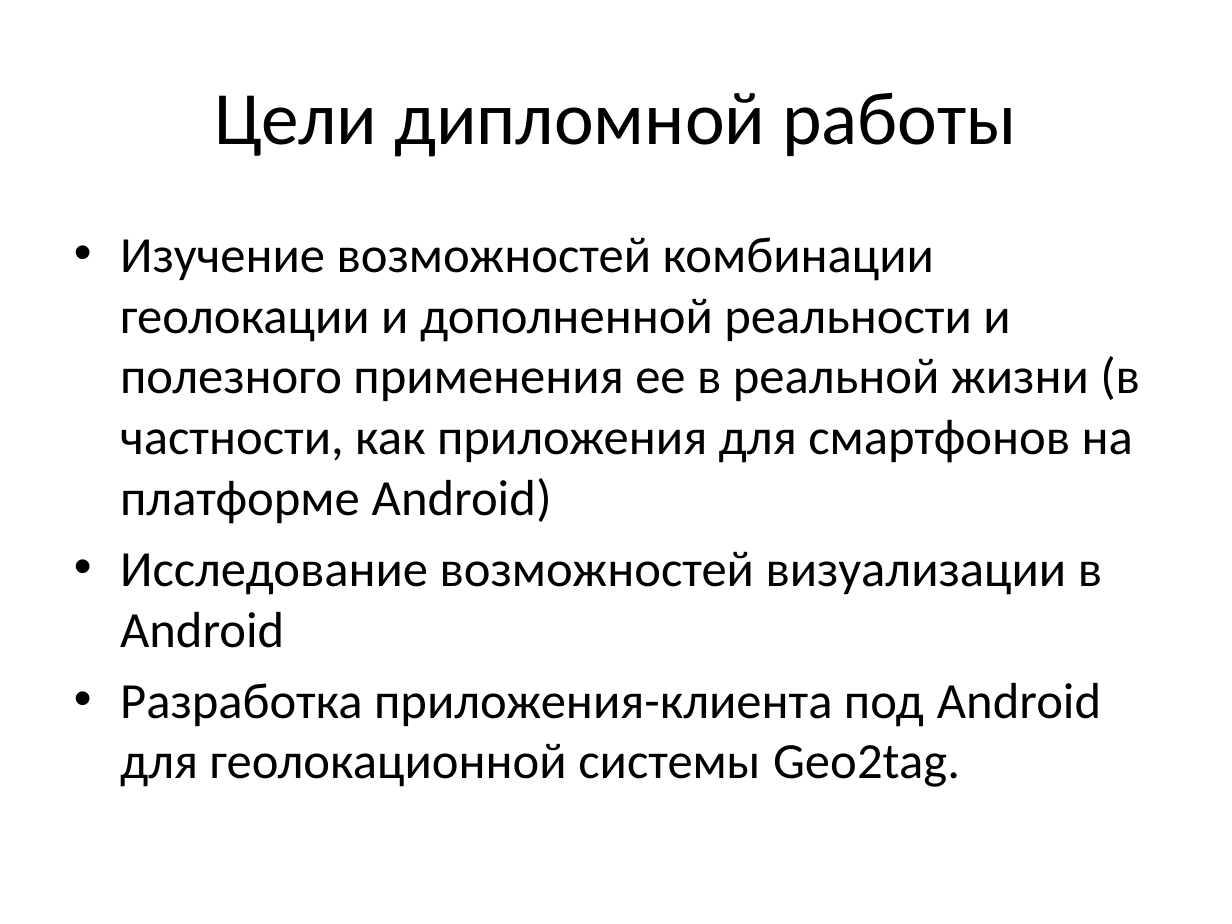
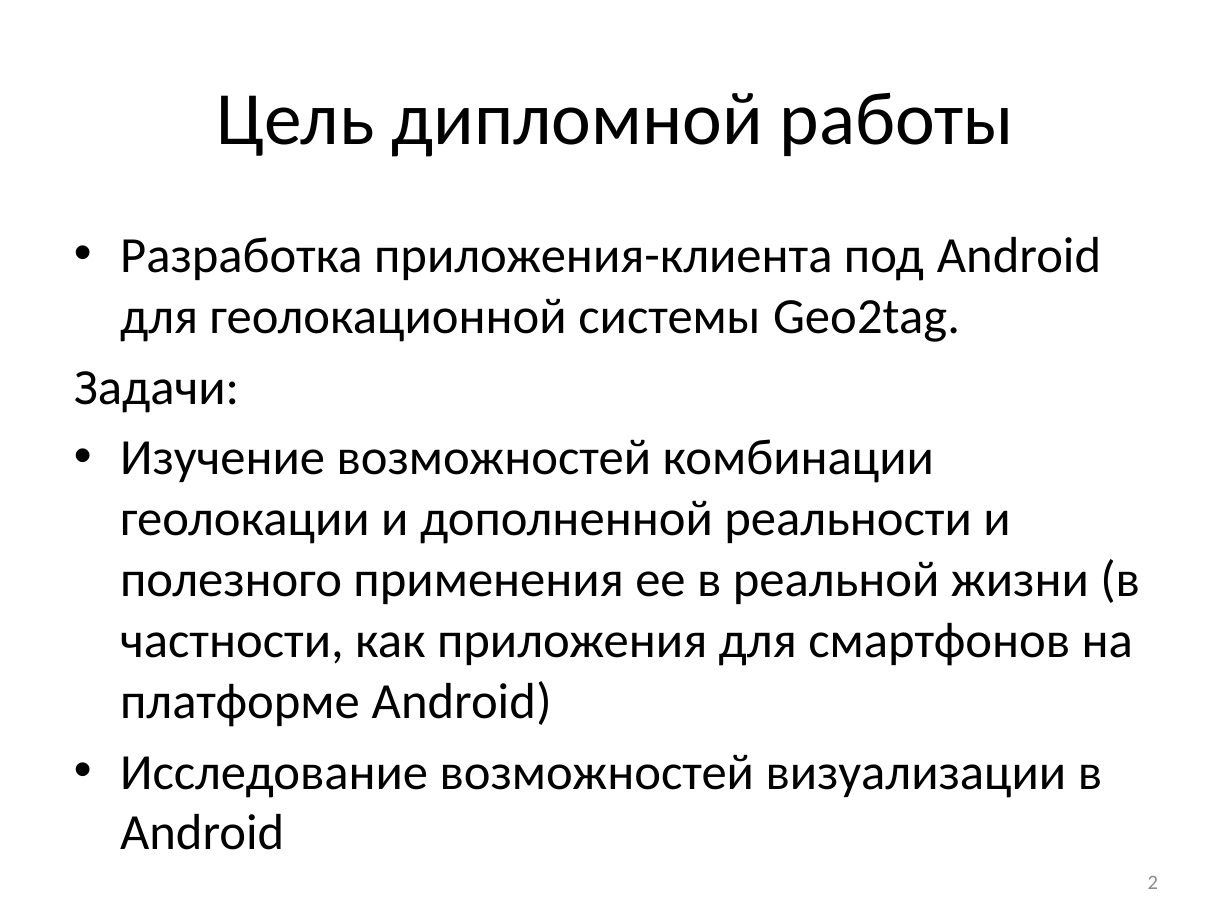
Before and after one commit to geo2tag/geocube, a slide deck: slide 2 of Диплом презентация.pptx. Drawn at 1232x924 pixels with LibreOffice and Linux fonts; fonts in the diff are those of the drawing. Boxes give left, top, right and bottom in pixels: in the first picture for what was removed or moved away, otherwise in the second. Text is boxed around its words. In the diff, an @@ line names an element or a change of style, - is before the commit and + after.

```diff
--- a/Диплом презентация.pptx
+++ b/Диплом презентация.pptx
@@ title at (217,92,1014,157): text changed @@
-Цели дипломной работы
+Цель дипломной работы
@@ text at (74,237,1101,413): paragraphs added @@
+• Разработка приложения-клиента под Android для геолокационной системы Geo2tag.
+Задачи:
@@ text at (120,683,1101,787): paragraph removed @@
-• Разработка приложения-клиента под Android для геолокационной системы Geo2tag.
@@ page number added at (1148,876,1158,889), 12 pt, text #8C8C8C @@
+2
```
Also in this commit, not shown: 19 other slides changed, 1 slide added, 5 slides removed, 3 other files.
